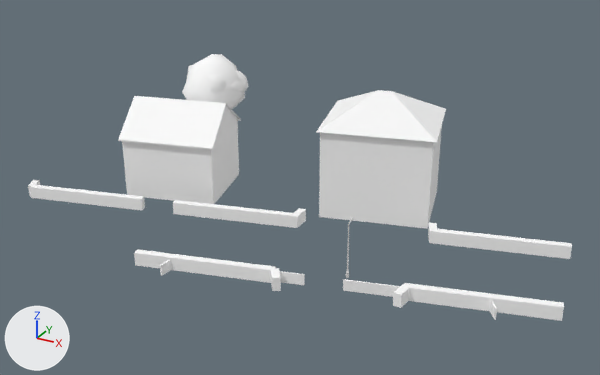
An edit to the glTF model cities/arlov-borggatan/pack/tiles/c-9_-10.glb, drawn before and after from the same camera.
One viewpoint serves both versions: a 50 mm lens placed at (-462.7, -658.3, 40.4), pointed at (-502.4, -586.2, 4.4). The axes (+X, +Y, +Z) are drawn at lower left. The lights are the same throughout. The first picture is the older version. Where no turn or scale is listed for an object, it has been applied to the vertices. Vertices at exactly the same position are counted once.

The scene before the commit, as lines of its bpy script (objects in view):
```python
ob_sm_building_w208689949 = bpy.data.objects.new('SM_Building_w208689949', me_sm_building_w208689949)
ob_sm_building_w208689949.location = (-497.07, -576.44, 6.57)
ob_sm_building_w208689949.scale = (7.67, 7.67, 7.67)
ob_sm_building_w208689954 = bpy.data.objects.new('SM_Building_w208689954', me_sm_building_w208689954)
ob_sm_building_w208689954.location = (-502.55, -589.45, 5.2)
ob_sm_street_furniture__9__10 = bpy.data.objects.new('SM_Street_Furniture_-9_-10', me_sm_street_furniture__9__10)
ob_sm_street_furniture__9__10.location = (-492.96, -593.35, 2.82)
ob_sm_trees__9__10 = bpy.data.objects.new('SM_Trees_-9_-10', me_sm_trees__9__10)
ob_sm_trees__9__10.location = (-521.63, -574.06, 6.87)
ob_sm_wall_hedge__9__10 = bpy.data.objects.new('SM_Wall_Hedge_-9_-10', me_sm_wall_hedge__9__10)
ob_sm_wall_hedge__9__10.location = (-503.87, -590.45, 0.5)
```
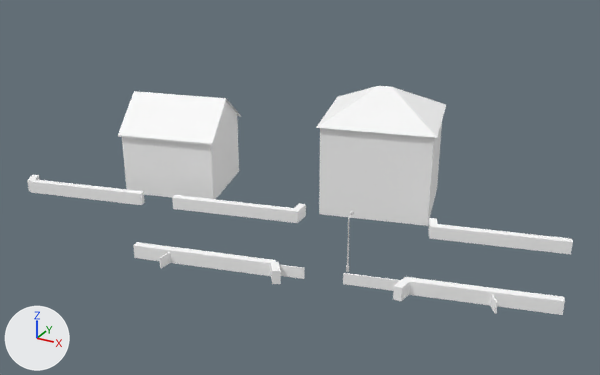
Where the newer file only moved an object's origin or applied its transform, the numbers keep the older frame.

Boxes (x1, y1, x2, y2) around the edits, measured in the pictures (600 x 375 px; the box of a moved part takes in the faces that stretch with it):
'SM_Building_w208689949', reshaped, moved, rescaled (131% wider): before (316, 90, 446, 229); after (144, 86, 446, 226)
'SM_Wall_Hedge_-9_-10', reshaped, moved: before (28, 180, 572, 321); after (27, 175, 573, 315)
'SM_Building_w208689954', reshaped, moved: before (118, 96, 497, 320); after (118, 91, 498, 314)
'SM_Trees_-9_-10', deleted: before (182, 54, 249, 109)
'SM_Street_Furniture_-9_-10', moved: before (346, 217, 354, 278); after (346, 211, 354, 272)
part 1 of me_sm_building_w208689949, moved or reshaped: before (319, 126, 442, 229); after (319, 122, 442, 225)
part 2 of me_sm_building_w208689949, moved or reshaped: before (316, 90, 446, 142); after (316, 86, 446, 138)
part 3 of me_sm_building_w208689949, added: after (144, 169, 437, 226)
part 4 of me_sm_building_w208689954, moved or reshaped: before (160, 260, 305, 285); after (159, 252, 305, 279)
part 5 of me_sm_building_w208689954, moved or reshaped: before (343, 279, 497, 320); after (343, 273, 498, 314)
part 7 of me_sm_wall_hedge__9__10, rebuilt: before (428, 222, 572, 259); after (428, 218, 573, 254)
part 8 of me_sm_wall_hedge__9__10, moved or reshaped: before (134, 249, 281, 291); after (133, 242, 281, 284)
part 9 of me_sm_wall_hedge__9__10, moved or reshaped: before (173, 200, 306, 228); after (172, 195, 306, 223)
part 10 of me_sm_wall_hedge__9__10, moved or reshaped: before (406, 283, 564, 321); after (406, 277, 565, 315)

Patch to the scene script:
```diff
--- a/cities/arlov-borggatan/pack/tiles/c-9_-10.glb.py
+++ b/cities/arlov-borggatan/pack/tiles/c-9_-10.glb.py
@@ me_sm_building_w208689949 @@
 # used by ob_sm_building_w208689949; location = (-497.07, -576.44, 6.57); scale = (7.67, 7.67, 7.67)
-me_sm_building_w208689949.from_pydata(...)  # 18 vertices, 22 faces; spans x -1.0..1.0, y -0.93..0.93, z -0.89..0.89
+me_sm_building_w208689949.from_pydata(...)  # 34 vertices, 38 faces; spans x -1.0..1.0, y -0.52..0.52, z -0.37..0.37
+# me_sm_building_w208689949 part 1: the loose piece of 12 vertices spanning x -0.94..0.94, y -0.87..0.87, z -0.89..0.47 is scaled about its middle by 0.41, then moved by (0.59, 0.14, 0.13)
+# me_sm_building_w208689949 part 2: the loose piece of 6 vertices spanning x -1.0..1.0, y -0.93..0.93, z 0.45..0.89 is scaled about its middle by 0.41, then moved by (0.59, 0.14, -0.39)
+# me_sm_building_w208689949 part 3: 16 vertices added at x -1.0..0.98, y -0.52..0.5, z -0.37..-0.35
 me_sm_building_w208689949.materials.append(mat_m_wall_brick_dark_upper)
@@ me_sm_building_w208689949 @@
 me_sm_building_w208689949.materials.append(mat_m_roof_metal_red)
+me_sm_building_w208689949.materials.append(mat_m_concrete)  # white #ffffff
@@ me_sm_building_w208689954 @@
-me_sm_building_w208689954.from_pydata(...)  # 55 vertices, 61 faces; spans x -24.6..24.6, y -13.0..13.0, z -5.4..5.4
+me_sm_building_w208689954.from_pydata(...)  # 56 vertices, 63 faces; spans x -24.6..24.6, y -13.0..13.0, z -5.4..5.4
+# me_sm_building_w208689954 part 4: the loose piece of 18 vertices spanning x -6.5..6.8, y -13.0..-7.7, z -5.4..-4.2 is moved by (0.0, 0.0, 0.2)
+# me_sm_building_w208689954 part 5
+# 1 vertex is removed from x 23.6, y -3.4, z -5.4
+# 5 faces are deleted
+# 9 vertices in x 10.4..24.6, y -6.9..-3.5, z -5.4..-4.2 move by (0.0, 0.0, 0.1)
+# 4 vertices move from x 15.0..24.6, y -5.7..-4.9, z -5.4..-4.2 to x 15.0..24.6, y -5.7..-3.4, z -5.3..-4.2
+# 2 vertices are added at (15.0, -5.6, -5.3), (15.0, -5.7, -5.3)
+# 7 new faces join them, mat_m_wall_wood_white_blank (white #ffffff)
 me_sm_building_w208689954.materials.append(mat_m_wall_wood_white_upper)
@@ me_sm_street_furniture__9__10 @@
-me_sm_street_furniture__9__10.from_pydata(...)  # 56 vertices, 76 faces; spans x -0.37..0.37, y -0.95..0.95, z -2.88..2.88
+me_sm_street_furniture__9__10.from_pydata(...)  # 56 vertices, 76 faces; spans x -0.37..0.37, y -0.95..0.95, z -2.21..3.54
+# me_sm_street_furniture__9__10 part 6: the whole mesh is scaled about its middle by 1, then moved by (0.0, 0.0, 0.66)
 me_sm_street_furniture__9__10.materials.append(mat_m_furniture_metal)
@@ me_sm_wall_hedge__9__10 @@
-me_sm_wall_hedge__9__10.from_pydata(...)  # 107 vertices, 142 faces; spans x -31.1..31.1, y -11.5..11.5, z -0.7..0.7
+me_sm_wall_hedge__9__10.from_pydata(...)  # 109 vertices, 146 faces; spans x -31.1..31.1, y -11.5..11.5, z -0.8..0.8
+# me_sm_wall_hedge__9__10 part 7: the loose piece of 18 vertices spanning x 14.6..29.3, y 7.2..11.5, z -0.7..0.7 is rebuilt with 19 vertices and now spans x 14.6..29.3, y 7.2..11.5, z -0.8..0.6
+# me_sm_wall_hedge__9__10 part 8: 6 vertices moved from x -0.9..6.6, y -9.5..-8.8, z -0.7..0.7 to x -0.9..6.6, y -9.5..-8.8, z -0.6..0.8; 12 vertices removed from x -8.8..5.1, y -11.5..-8.0, z -0.7..0.7; 13 vertices added at x -8.8..5.1, y -11.5..-8.0, z -0.6..0.8
+# me_sm_wall_hedge__9__10 part 9: 17 vertices removed from x -6.1..1.6, y 1.6..5.7, z -0.7..0.7; 15 vertices added at x -6.1..1.6, y 1.6..5.7, z -0.8..0.6
+# me_sm_wall_hedge__9__10 part 10: 5 vertices moved from x 23.9..31.1, y -2.3..-0.5, z -0.7..0.0 to x 23.9..31.1, y -2.3..-0.5, z -0.8..0.0; 5 vertices removed from x 23.9..31.1, y -3.1..-0.5, z -0.7..0.7; 7 vertices added at x 23.9..31.1, y -3.1..-0.5, z -0.8..0.6
 me_sm_wall_hedge__9__10.materials.append(mat_m_hedge)
@@ ob_sm_building_w208689949 @@
 ob_sm_building_w208689949 = bpy.data.objects.new('SM_Building_w208689949', me_sm_building_w208689949)
-ob_sm_building_w208689949.location = (-497.07, -576.44, 6.57)
-ob_sm_building_w208689949.scale = (7.67, 7.67, 7.67)
+ob_sm_building_w208689949.location = (-508.09, -579.12, 6.99)
+ob_sm_building_w208689949.scale = (18.7, 18.7, 18.7)
@@ ob_sm_building_w208689954 @@
 ob_sm_building_w208689954 = bpy.data.objects.new('SM_Building_w208689954', me_sm_building_w208689954)
-ob_sm_building_w208689954.location = (-502.55, -589.45, 5.2)
+ob_sm_building_w208689954.location = (-502.55, -589.45, 5.76)
@@ ob_sm_trees__9__10 @@
-ob_sm_trees__9__10 = bpy.data.objects.new('SM_Trees_-9_-10', me_sm_trees__9__10)
@@ ob_sm_wall_hedge__9__10 @@
 ob_sm_wall_hedge__9__10 = bpy.data.objects.new('SM_Wall_Hedge_-9_-10', me_sm_wall_hedge__9__10)
-ob_sm_wall_hedge__9__10.location = (-503.87, -590.45, 0.5)
+ob_sm_wall_hedge__9__10.location = (-503.87, -590.45, 1.18)
```
